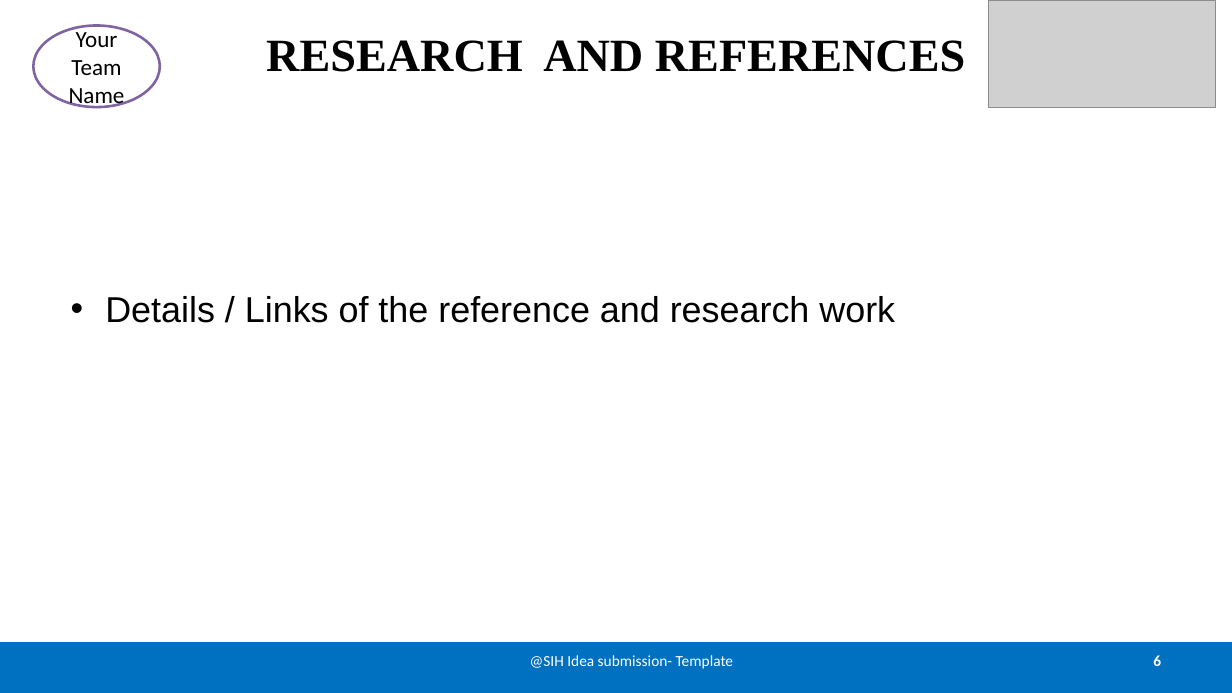
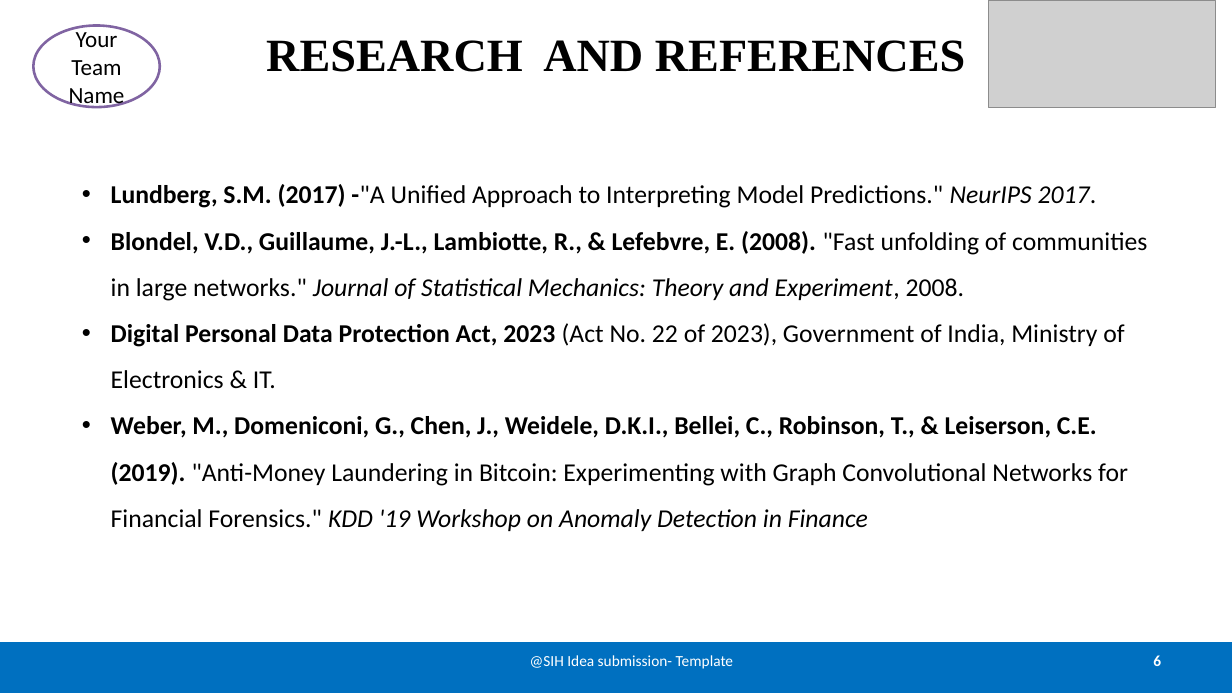
Before and after one commit to iamNVN/SIH-VIGILANCE, a slide deck: slide 6 of SIH2026 PPT.pptx. Drawn at 1232x693 pixels with LibreOffice and Linux fonts; fonts in the diff are those of the drawing; grey boxes stand for pictures. Boxes give left, top, right and bottom in pixels: in the first picture for what was removed or moved away, otherwise in the second. Text is boxed around its words. In the diff, an @@ line names an element or a change of style, - is before the commit and + after.

```diff
--- a/SIH2026 PPT.pptx
+++ b/SIH2026 PPT.pptx
@@ text at (111,184,1147,531): text changed; size 28 to 20 pt; font Arial to Calibri @@
-• Details / Links of the reference and research work
+• Lundberg, S.M. (2017) -"A Unified Approach to Interpreting Model Predictions." NeurIPS 2017.
+• Blondel, V.D., Guillaume, J.-L., Lambiotte, R., & Lefebvre, E. (2008). "Fast unfolding of communities in large networks." Journal of Statistical Mechanics: Theory and Experiment, 2008.
+• Digital Personal Data Protection Act, 2023 (Act No. 22 of 2023), Government of India, Ministry of Electronics & IT.
+• Weber, M., Domeniconi, G., Chen, J., Weidele, D.K.I., Bellei, C., Robinson, T., & Leiserson, C.E. (2019). "Anti-Money Laundering in Bitcoin: Experimenting with Graph Convolutional Networks for Financial Forensics." KDD '19 Workshop on Anomaly Detection in Finance
```
Also in this commit, not shown: 3 other slides changed, 1 slide removed, 28 other files.
